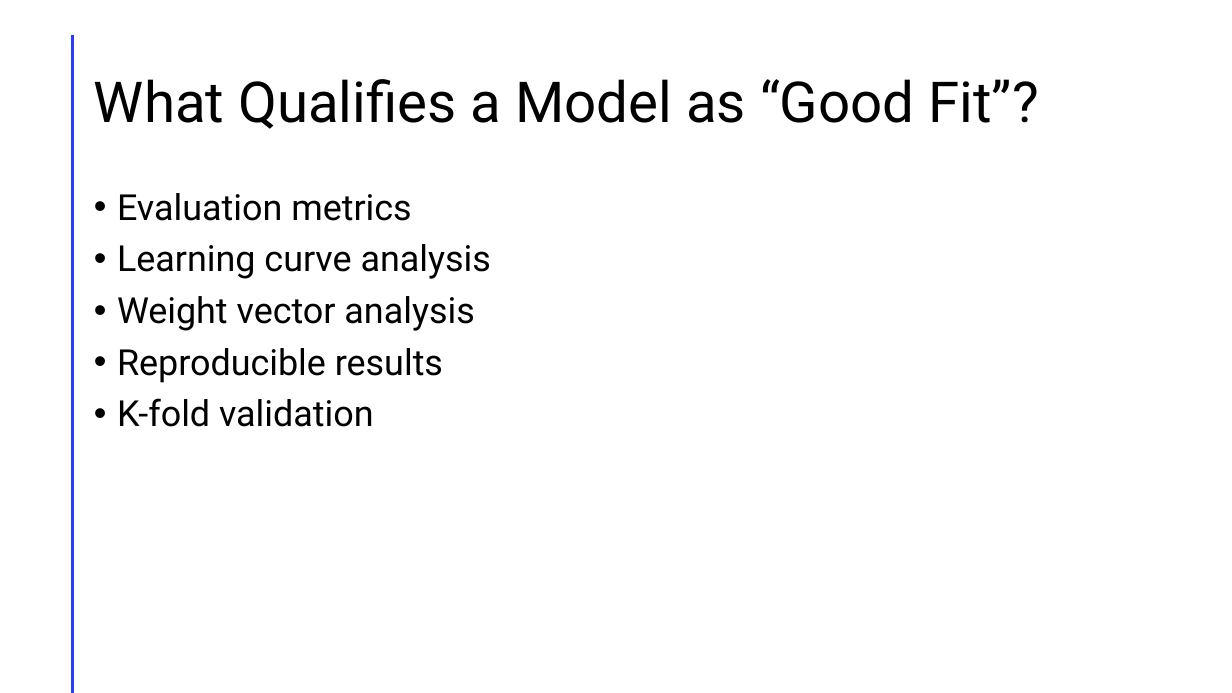
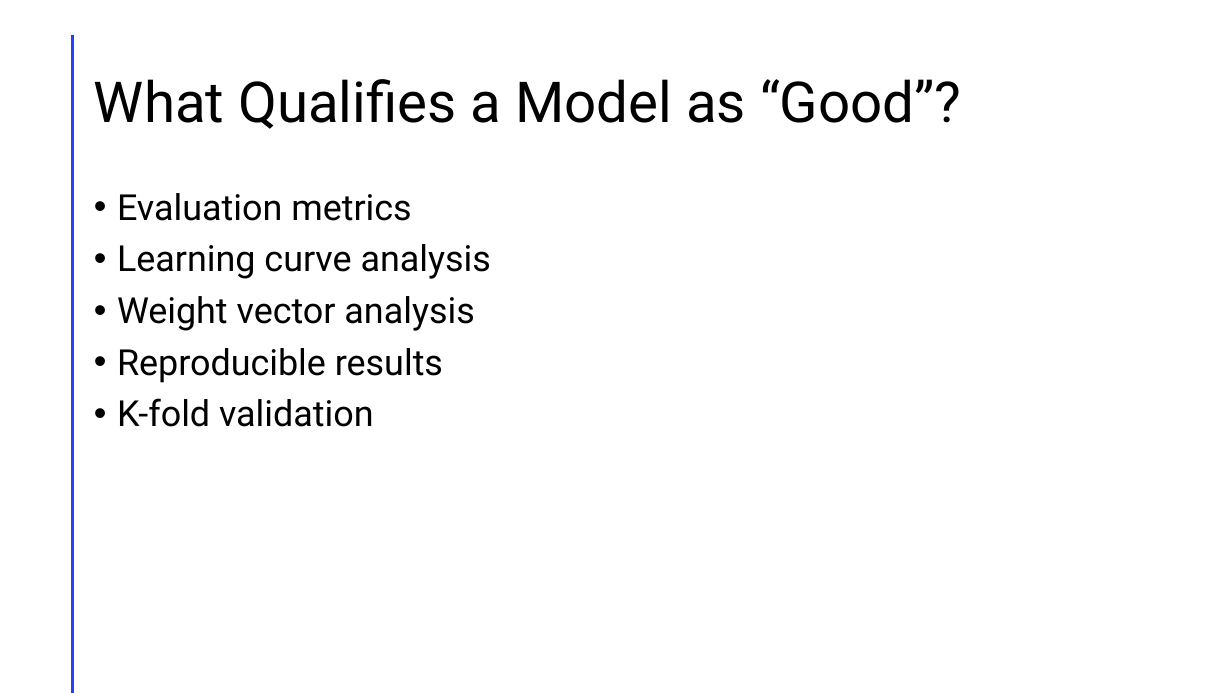
Before and after one commit to Ian-McCleary/chem-ml-research, a slide deck: slide 16 of Presentation1.pptm. Drawn at 1232x693 pixels with LibreOffice and Linux fonts; fonts in the diff are those of the drawing. Boxes give left, top, right and bottom in pixels: in the first picture for what was removed or moved away, otherwise in the second. Text is boxed around its words. In the diff, an @@ line names an element or a change of style, - is before the commit and + after.

```diff
--- a/Presentation1.pptm
+++ b/Presentation1.pptm
@@ title at <box>94,79,961,129</box>: text changed @@
-What Qualifies a Model as “Good Fit”?
+What Qualifies a Model as “Good”?
```
Also in this commit, not shown: 1 other slide changed, 2 slides added, 1 slide removed, 6 other files.
